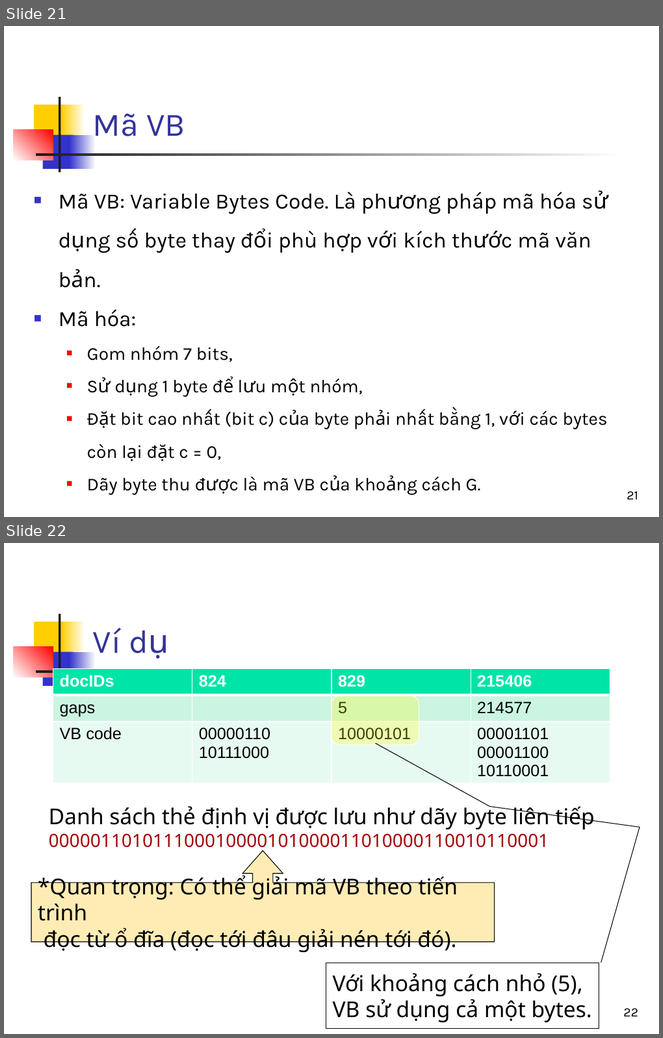
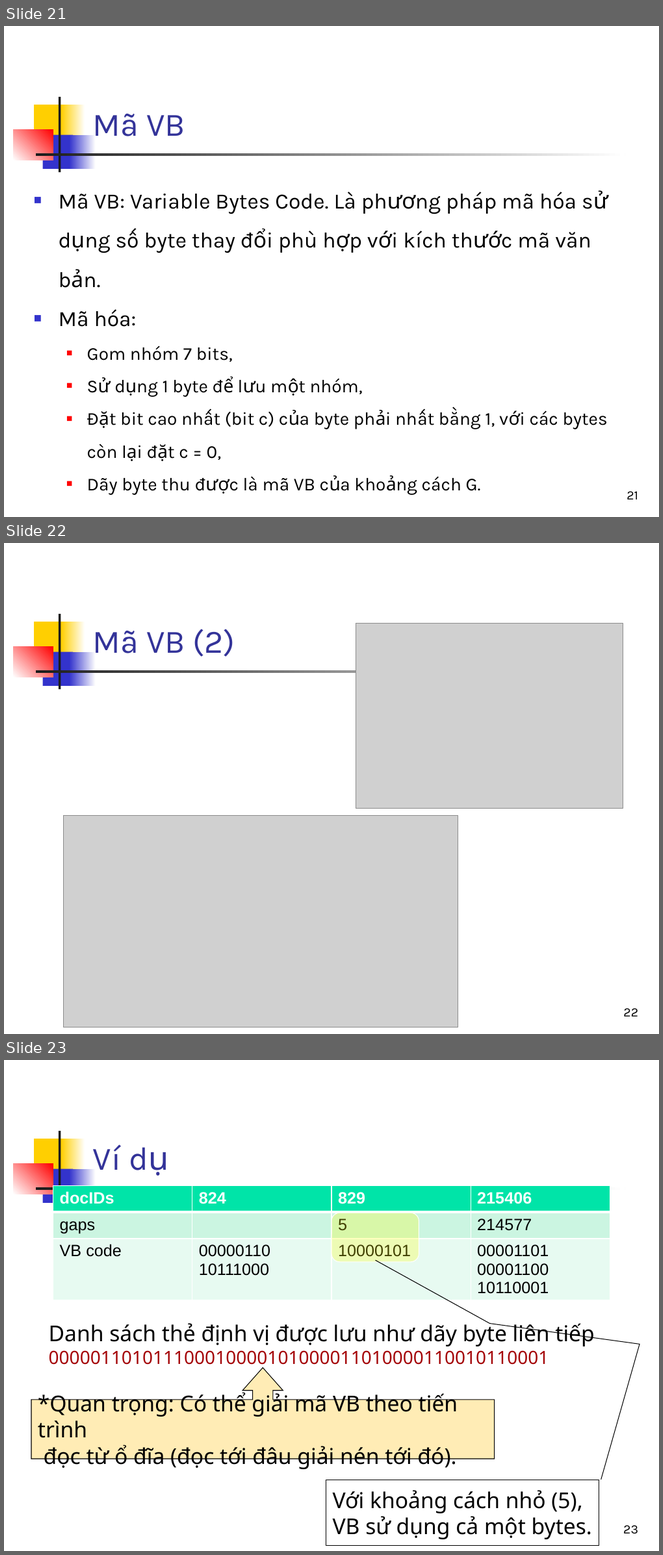
Before and after one commit to bangoc/IT4853, a slide deck: Bai 11 Nén chi muc nguoc.pptx. Shown one above the other, each under a label of ours: slides 21 and 22 before the commit, slides 21, 22 and 23 after it. The pictures are 663x1038 and 663x1555 pixels, drawn with LibreOffice and Linux fonts; fonts in the diff are those of the drawing; grey boxes stand for pictures. Boxes give left, top, right and bottom in pixels: in the first picture for what was removed or moved away, otherwise in the second. Text is boxed around its words. In the diff, an @@ line names an element or a change of style, - is before the commit and + after.

Commit message:
bx giải thuật mã hóa và giải mã VB

```diff
--- a/Bai 11 Nén chi muc nguoc.pptx
+++ b/Bai 11 Nén chi muc nguoc.pptx
@@ slide 22 added at (4,543,659,1034), background #FFFFFF; not listed: 7 template elements that a slide beside it also shows @@
@@ title added at (93,629,235,657), 36 pt, text #333399 @@
+Mã VB (2)
@@ picture added at (356,624,623,808) @@
@@ picture added at (64,815,458,1028) @@
@@ page number added at (623,1008,638,1017), 14 pt, text #000000 @@
+22
@@ what was slide 22 is now slide 23 @@
@@ page number at (623,1525,638,1534): text changed @@
-22
+23
```
